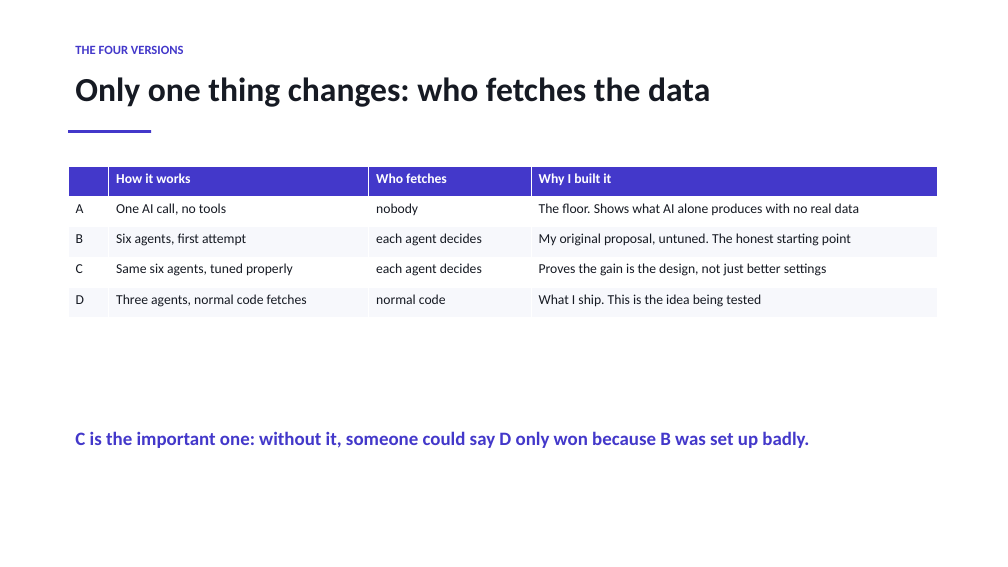
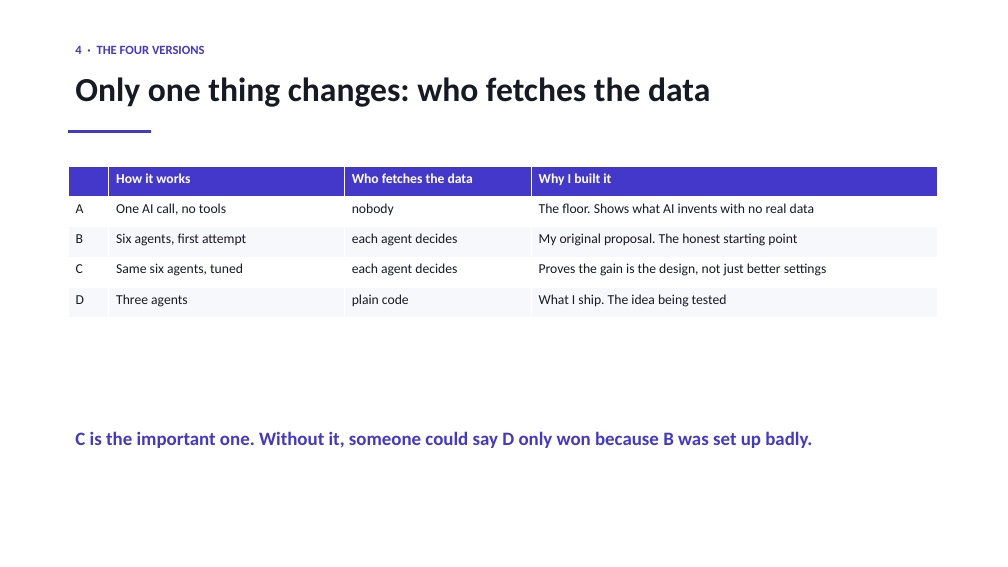
Before and after one commit to sherali143/Trip-Planner, a slide deck: slide 5 of submission/CMP7200_Viva_Presentation.pptx (slide 6 before the commit). Drawn at 1008x567 pixels with LibreOffice and Linux fonts; fonts in the diff are those of the drawing. Boxes give left, top, right and bottom in pixels: in the first picture for what was removed or moved away, otherwise in the second. Text is boxed around its words. In the diff, an @@ line names an element or a change of style, - is before the commit and + after.

Commit message:
Rebuild the viva deck around what a supervisor needs to follow
15 numbered slides, 619 words, 41 a slide. Shorter than before and every slide
now carries one specific thing rather than a general point.

Five slides are new or rebuilt around detail that existed in the project and had
never been shown.

AGENTS AND THEIR TOOLS gives the exact counts per version, read off the code:
the hotel agent held 8 tools and 10 loop steps in B, one tool and three steps in
C, and does not exist in D. Twenty tool slots down to four. That table is the
cost argument in one picture, because every loop step re-sends every tool
description the agent holds.

WHAT THE USER SEES uses a new figure of the web page - the four form groups, the
seven live steps colour-coded by whether they use AI, and the six result tabs.
Drawn rather than screenshotted, because a screenshot is one run at one window
width, and the layout validator checks it at 300 dpi like every other figure.

HOW A TOOL CALL WORKS states the benefit plainly: inputs checked against a schema
before they reach an API, and every reply saved so the same request is never
bought twice.

BUDGET: DIVIDING THE MONEY shows what changes when the traveller says "a luxury
stay" versus "I can compromise", which is the feature the supervisor asked for and
the deck never mentioned.

BUDGET: IS THE TRIP EVEN POSSIBLE shows the refusal with its reasoning - asked
for $800, floor is $837, refused - and every one of those figures is now computed
from the scenario file and the cost model at build time. They were typed when I
first drafted the slide, which is exactly the thing this project spent a
perturbation proof forbidding.

Wording rewritten throughout into what a person would say out loud: "When is AI
worth paying for?", "Could I write this step as ordinary code?", "Use AI where a
step needs thinking. Everywhere else, it is just a bill."

9/9 figures valid, 403 tests, all three documents rebuilt, no API calls.

```diff
--- a/submission/CMP7200_Viva_Presentation.pptx
+++ b/submission/CMP7200_Viva_Presentation.pptx
@@ text at box(75, 45, 205, 54): text changed @@
-THE FOUR VERSIONS
+4 · THE FOUR VERSIONS
@@ table at box(68, 166, 938, 318) @@
-row 1, column 3: Who fetches
+row 1, column 3: Who fetches the data
-row 2, column 4: The floor. Shows what AI alone produces with no real data
+row 2, column 4: The floor. Shows what AI invents with no real data
-row 3, column 4: My original proposal, untuned. The honest starting point
+row 3, column 4: My original proposal. The honest starting point
-row 4, column 2: Same six agents, tuned properly
+row 4, column 2: Same six agents, tuned
-row 5: D | Three agents, normal code fetches | normal code | What I ship. This is the idea being tested
+row 5: D | Three agents | plain code | What I ship. The idea being tested
@@ text at box(75, 431, 812, 448): text changed @@
-C is the important one: without it, someone could say D only won because B was set up badly.
+C is the important one. Without it, someone could say D only won because B was set up badly.
```
Also in this commit, not shown: 9 other slides changed, 5 slides added, 7 slides removed, 5 other files.
